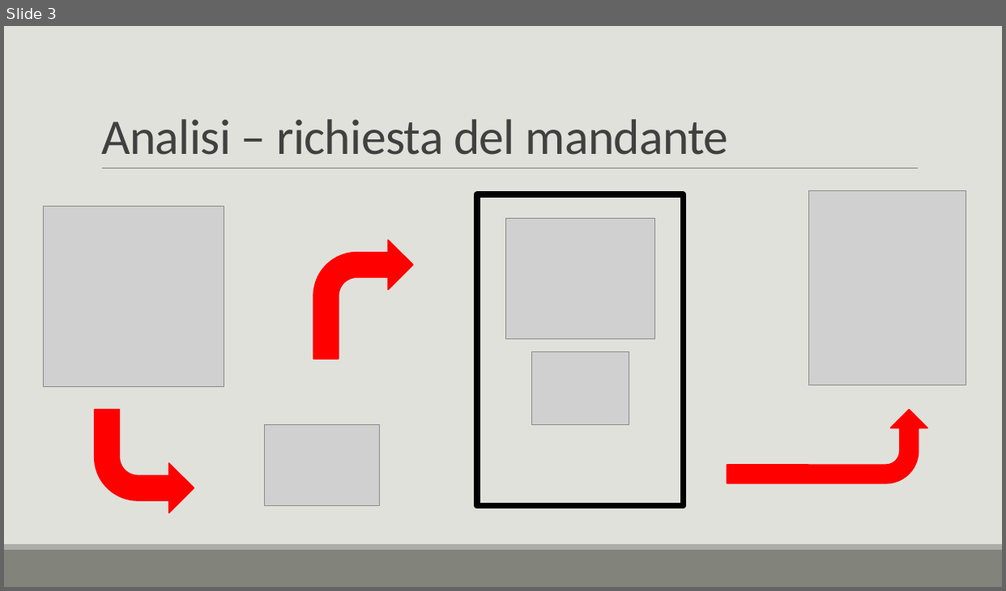
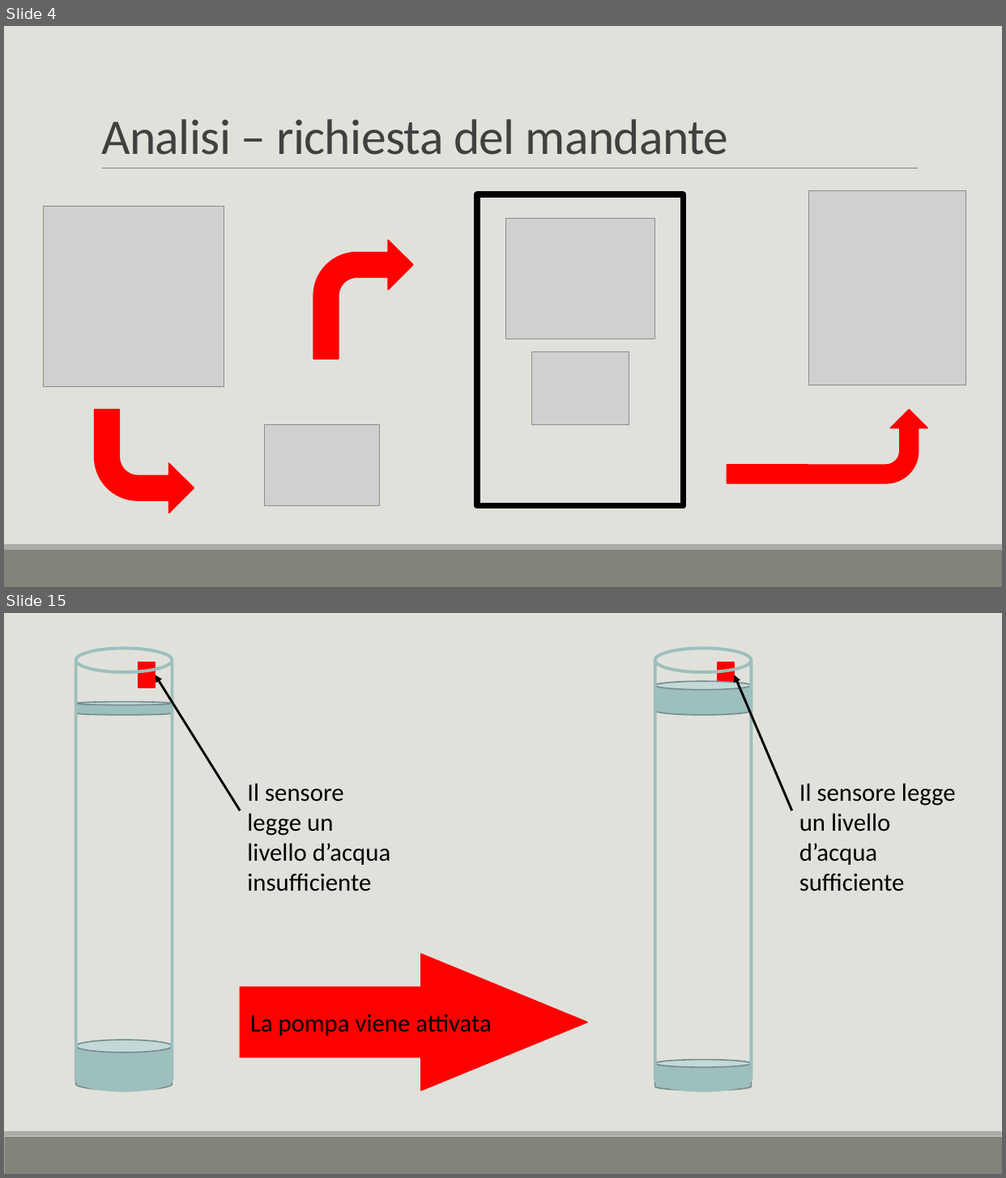
Before and after one commit to DavideSAMT/Progetto_CodiceMorse, a slide deck: Documentazione/Presentazione/CodiceMorse.pptx. Shown one above the other, each under a label of ours: slide 3 before the commit, slides 4 and 15 after it; the slides between them are not shown. The pictures are 1006x591 and 1006x1178 pixels, drawn with LibreOffice and Linux fonts; fonts in the diff are those of the drawing; grey boxes stand for pictures. Boxes give left, top, right and bottom in pixels: in the first picture for what was removed or moved away, otherwise in the second. Text is boxed around its words. In the diff, an @@ line names an element or a change of style, - is before the commit and + after.

```diff
--- a/Documentazione/Presentazione/CodiceMorse.pptx
+++ b/Documentazione/Presentazione/CodiceMorse.pptx
@@ slide 15 added at [4, 613, 1002, 1174], background #E1E1DB; not listed: 2 template elements that a slide beside it also shows @@
@@ cylinder added at [76, 648, 172, 1091], outline #9DBFBE 3 pt @@
@@ cylinder added at [655, 648, 751, 1091], outline #9DBFBE 3 pt @@
@@ rectangle added at [138, 662, 155, 687], fill #FF0000, outline #FF0000 1.25 pt @@
@@ arrow added from (240, 811) to (155, 675), #000000 2.25 pt @@
@@ cylinder added at [655, 681, 751, 715], fill #9DBFBE, outline #748D8D 1.25 pt @@
@@ rectangle added at [718, 662, 735, 687], fill #FF0000, outline #FF0000 1.25 pt @@
@@ arrow added from (791, 811) to (734, 675), #000000 2.25 pt @@
@@ cylinder added at [76, 702, 172, 716], fill #9DBFBE, outline #748D8D 1.25 pt @@
@@ text added at [247, 783, 390, 892], 24 pt, text #000000 @@
+Il sensore legge un livello d’acqua insufficiente
@@ text added at [799, 783, 956, 892], 24 pt, text #000000 @@
+Il sensore legge un livello d’acqua sufficiente
@@ right arrow added at [240, 954, 587, 1091], fill #FF0000, outline #FF0000 1.25 pt, 24 pt, text #000000 @@
+La pompa viene attivata
@@ cylinder added at [76, 1041, 172, 1092], fill #9DBFBE, outline #748D8D 1.25 pt @@
@@ cylinder added at [655, 1060, 751, 1091], fill #9DBFBE, outline #748D8D 1.25 pt @@
@@ what was slide 3 is now slide 4 @@
```
Also in this commit, not shown: 11 slides changed, 20 other slides added, 6 slides removed.
